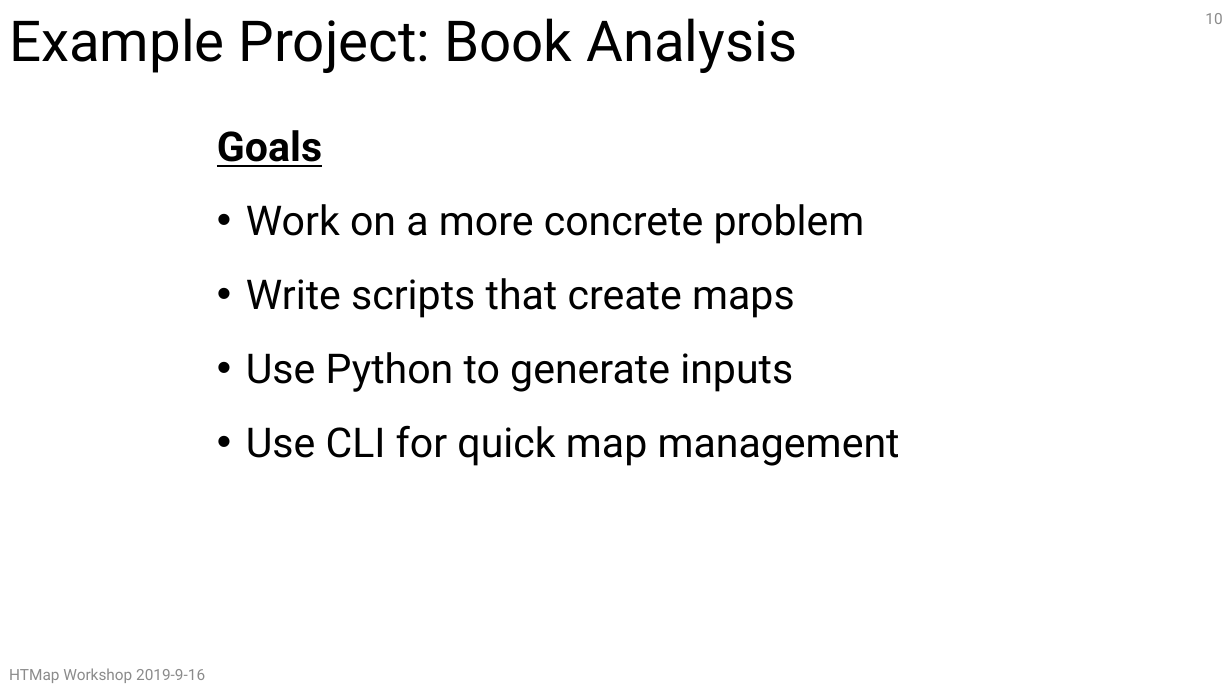
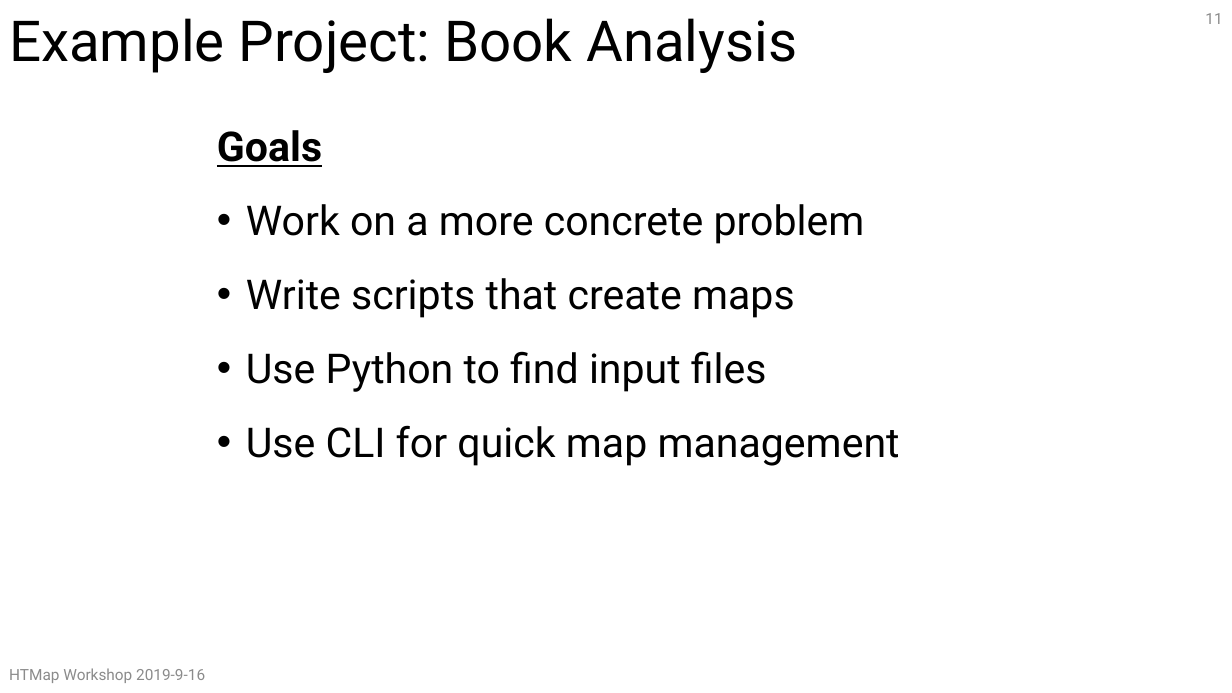
Before and after one commit to CHTC/htmap-workshop-materials, a slide deck: slide 11 of slides/HTMapWorkshop.pptx (slide 10 before the commit). Drawn at 1232x693 pixels with LibreOffice and Linux fonts; fonts in the diff are those of the drawing. Boxes give left, top, right and bottom in pixels: in the first picture for what was removed or moved away, otherwise in the second. Text is boxed around its words. In the diff, an @@ line names an element or a change of style, - is before the commit and + after.

Commit message:
reorg, add new slide on built-in map, add text file for transfer tutorial

```diff
--- a/slides/HTMapWorkshop.pptx
+++ b/slides/HTMapWorkshop.pptx
@@ page number at <box>1205,13,1222,24</box>: text changed @@
-10
+11
@@ text at <box>246,351,767,392</box>: text changed @@
-• Use Python to generate inputs
+• Use Python to find input files
```
Also in this commit, not shown: 4 other slides changed, 1 slide added, 6 other files.
